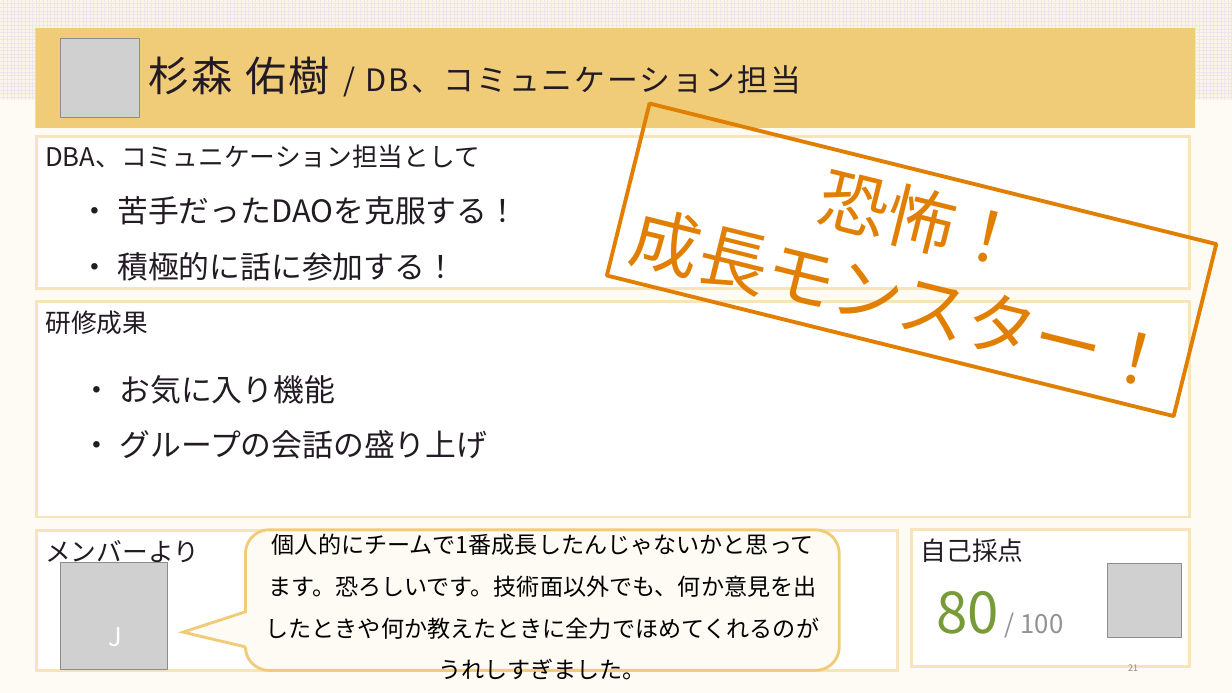
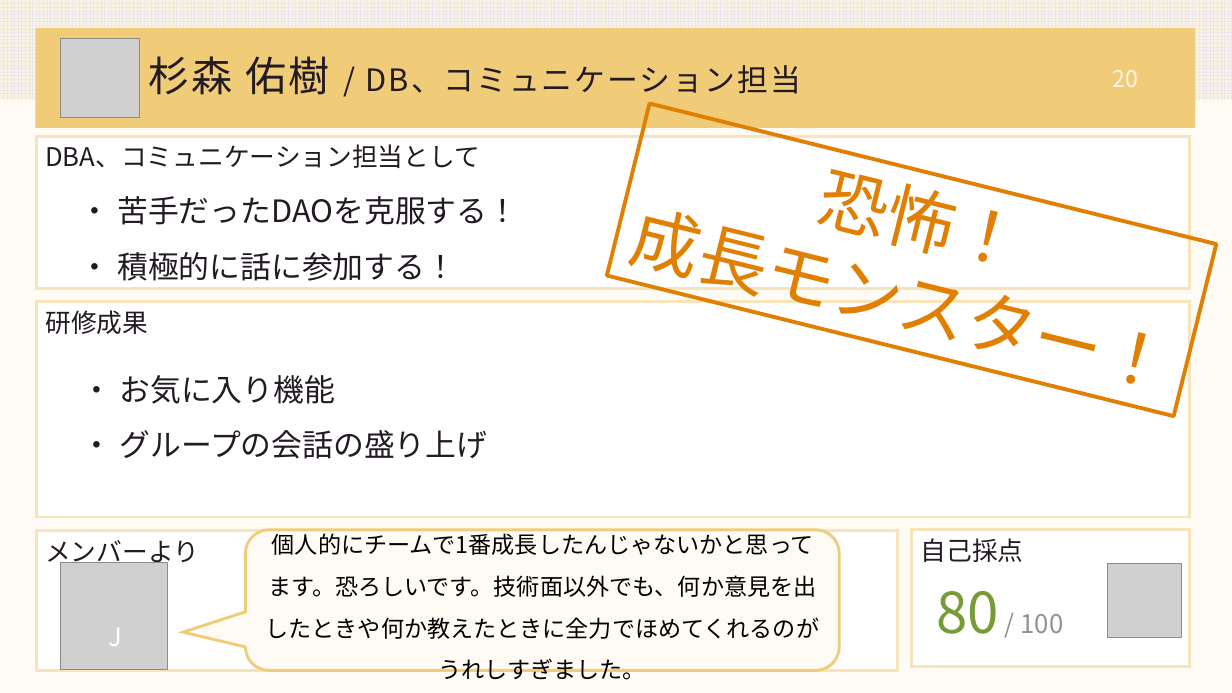
Before and after one commit to DOJO-2021/A-4, a slide deck: slide 20 of documents/A4_worldMap_発表会資料_0630.pptx (slide 21 before the commit). Drawn at 1232x693 pixels with LibreOffice and Linux fonts; fonts in the diff are those of the drawing; grey boxes stand for pictures. Boxes give left, top, right and bottom in pixels: in the first picture for what was removed or moved away, otherwise in the second. Text is boxed around its words. In the diff, an @@ line names an element or a change of style, - is before the commit and + after.

```diff
--- a/documents/A4_worldMap_発表会資料_0630.pptx
+++ b/documents/A4_worldMap_発表会資料_0630.pptx
@@ page number added at box(1112, 70, 1138, 87), 18 pt, text #FCF5E5 @@
+20
@@ page number removed at box(1128, 664, 1138, 671) @@
-21
```
Also in this commit, not shown: 20 other slides changed, 1 slide added, 1 other file.
